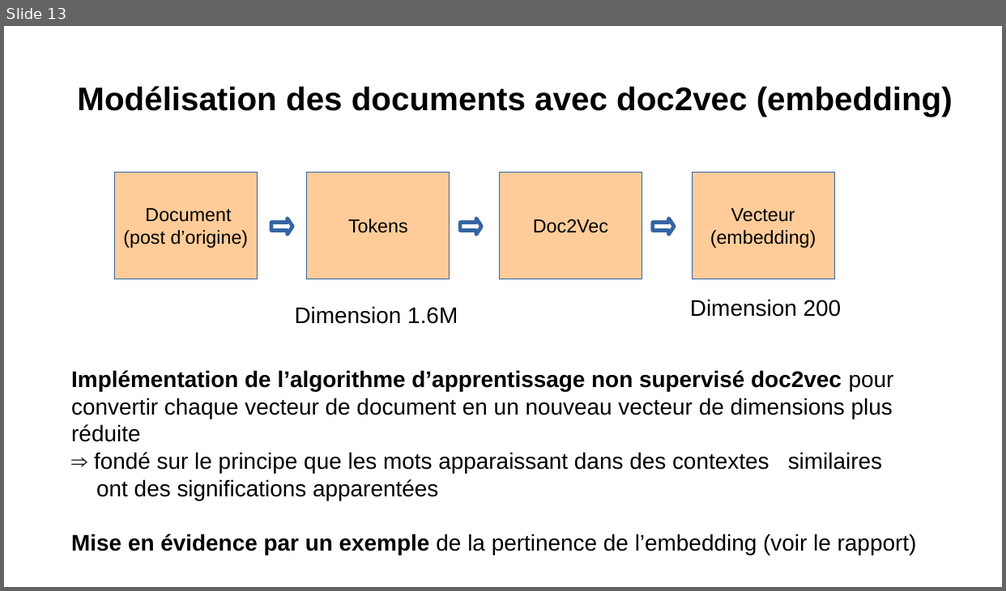
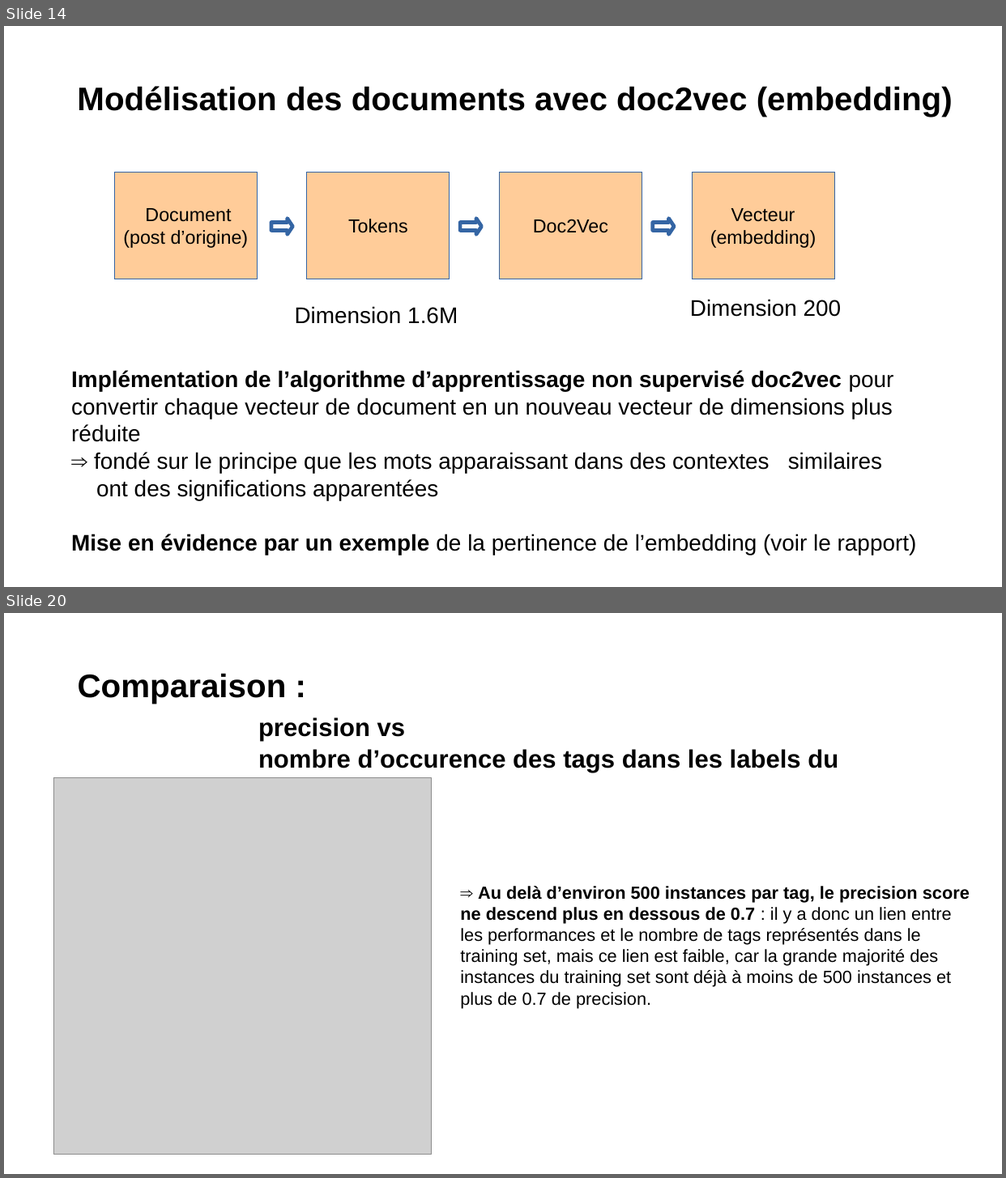
Before and after one commit to Severac/openclassrooms, a slide deck: PJ6/Presentation/PJ6_Presentation.odp. Shown one above the other, each under a label of ours: slide 13 before the commit, slides 14 and 20 after it; the slides between them are not shown. The pictures are 1006x591 and 1006x1178 pixels, drawn with LibreOffice and Linux fonts; fonts in the diff are those of the drawing; grey boxes stand for pictures. Boxes give left, top, right and bottom in pixels: in the first picture for what was removed or moved away, otherwise in the second. Text is boxed around its words. In the diff, an @@ line names an element or a change of style, - is before the commit and + after.

Commit message:
PJ6: màj prez, et modélisation: résultats suite à clean des instances sans tag sur training set

```diff
--- a/PJ6/Presentation/PJ6_Presentation.odp
+++ b/PJ6/Presentation/PJ6_Presentation.odp
@@ slide 20 added at box(4, 613, 1002, 1174), background #FFFFFF @@
@@ text added at box(78, 673, 838, 804), 20 pt, text #000000, bold @@
+Comparaison :
+precision vs
+nombre d’occurence des tags dans les labels du training set
@@ picture added at box(53, 777, 432, 1155) @@
@@ text added at box(460, 886, 970, 1008), 14 pt, text #000000 @@
+⇒ Au delà d’environ 500 instances par tag, le precision score ne descend plus en dessous de 0.7 : il y a donc un lien entre les performances et le nombre de tags représentés dans le training set, mais ce lien est faible, car la grande majorité des instances du training set sont déjà à moins de 500 instances et plus de 0.7 de precision.
@@ what was slide 13 is now slide 14 @@
```
Also in this commit, not shown: 12 other slides added, 2 other files.
